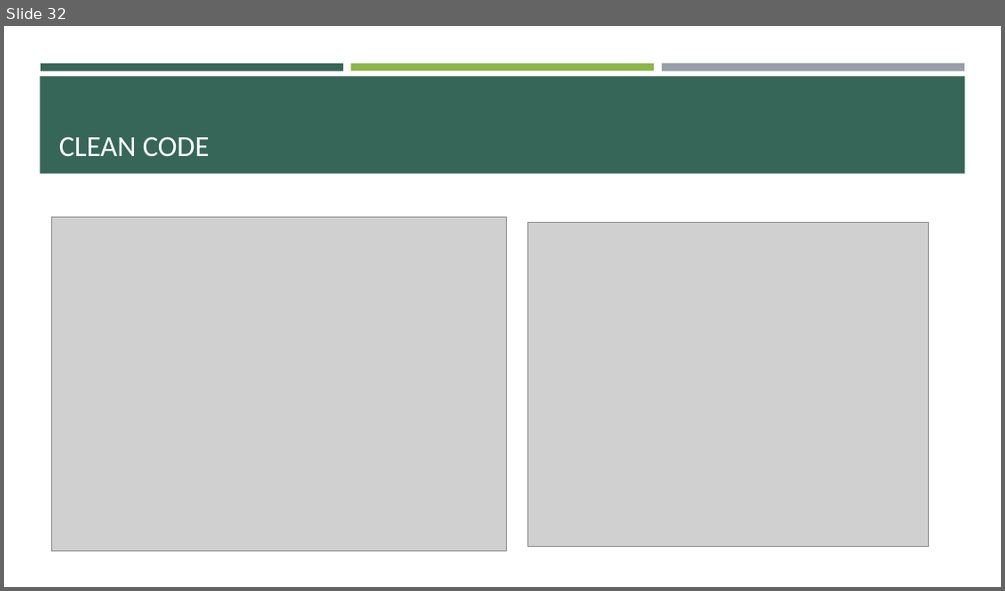
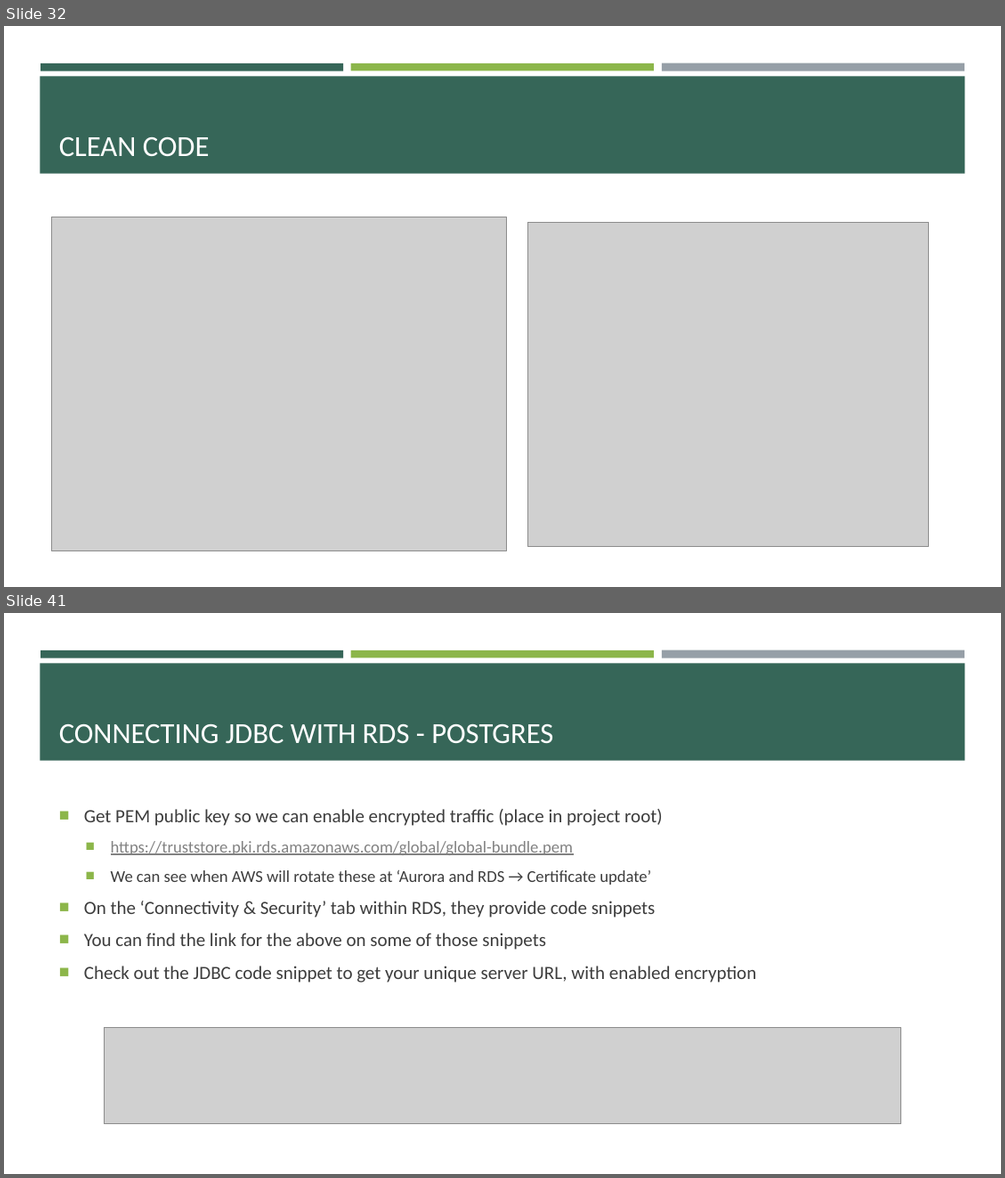
Before and after one commit to e-m-wilson/java-fs, a slide deck: Week_4/Advanced_Java_Design_Patterns_&_JDBC.pptx. Shown one above the other, each under a label of ours: slide 32 before the commit, slides 32 and 41 after it; the slides between them are not shown. The pictures are 1005x591 and 1005x1178 pixels, drawn with LibreOffice and Linux fonts; fonts in the diff are those of the drawing; grey boxes stand for pictures. Boxes give left, top, right and bottom in pixels: in the first picture for what was removed or moved away, otherwise in the second. Text is boxed around its words. In the diff, an @@ line names an element or a change of style, - is before the commit and + after.

```diff
--- a/Week_4/Advanced_Java_Design_Patterns_&_JDBC.pptx
+++ b/Week_4/Advanced_Java_Design_Patterns_&_JDBC.pptx
@@ slide 41 added at bbox=[4, 613, 1001, 1174], background #FFFFFF; not listed: 4 template elements that a slide beside it also shows @@
@@ title added at bbox=[59, 724, 553, 743], 28 pt, text #FFFFFF @@
+CONNECTING JDBC WITH RDS - POSTGRES
@@ text added at bbox=[84, 809, 756, 982], 18 pt, text #3D3D3D @@
+■ Get PEM public key so we can enable encrypted traffic (place in project root)
+  ■ https://truststore.pki.rds.amazonaws.com/global/global-bundle.pem
+  ■ We can see when AWS will rotate these at ‘Aurora and RDS → Certificate update’
+■ On the ‘Connectivity & Security’ tab within RDS, they provide code snippets
+■ You can find the link for the above on some of those snippets
+■ Check out the JDBC code snippet to get your unique server URL, with enabled encryption
@@ picture added at bbox=[105, 1027, 901, 1125] @@
```
Also in this commit, not shown: 9 other slides added, 1 slide removed, 25 other files.
